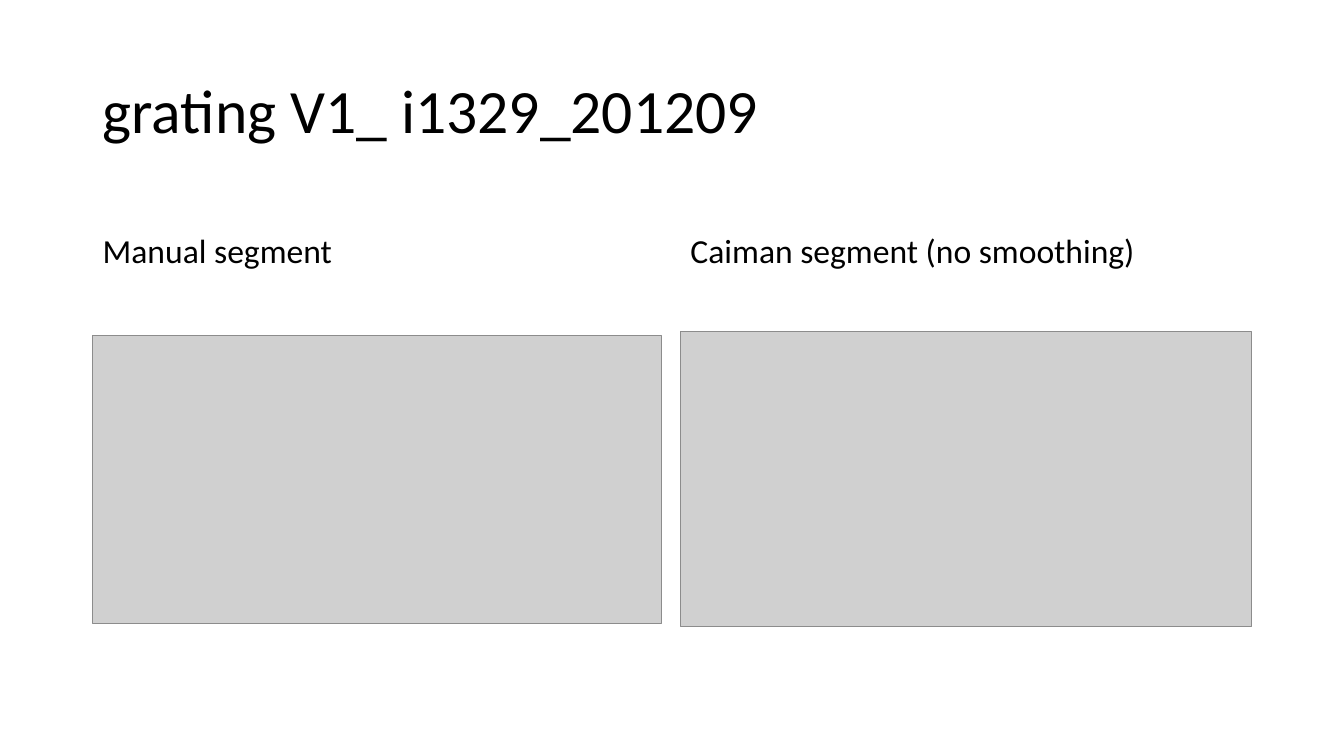
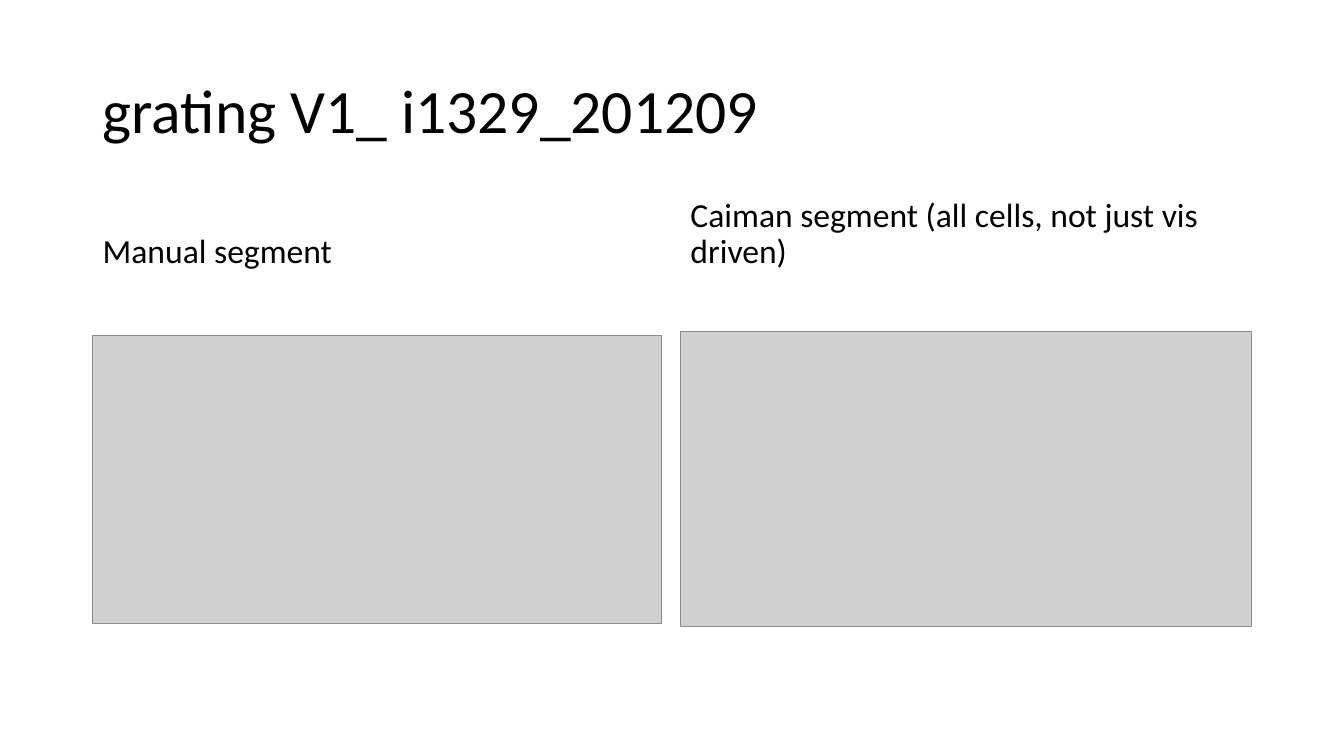
Before and after one commit to lanluo9/inter, a slide deck: slide 1 of plot/caiman nat img vs grating/trace_compare.pptx. Drawn at 1344x756 pixels with LibreOffice and Linux fonts; fonts in the diff are those of the drawing; grey boxes stand for pictures. Boxes give left, top, right and bottom in pixels: in the first picture for what was removed or moved away, otherwise in the second. Text is boxed around its words. In the diff, an @@ line names an element or a change of style, - is before the commit and + after.

```diff
--- a/plot/caiman nat img vs grating/trace_compare.pptx
+++ b/plot/caiman nat img vs grating/trace_compare.pptx
@@ text at box(690, 202, 1198, 268): text changed @@
-Caiman segment (no smoothing)
+Caiman segment (all cells, not just vis driven)
```
Also in this commit, not shown: 1 other slide changed, 1 other file.
